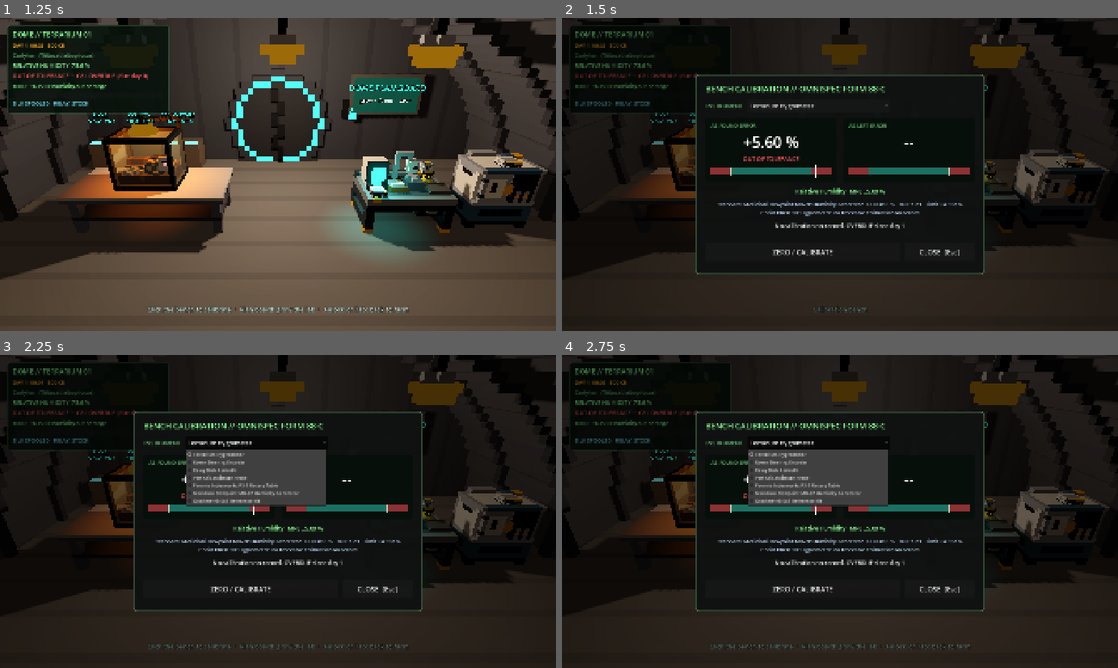
Above: before the commit, frames 1-4 (two rows, left to right).
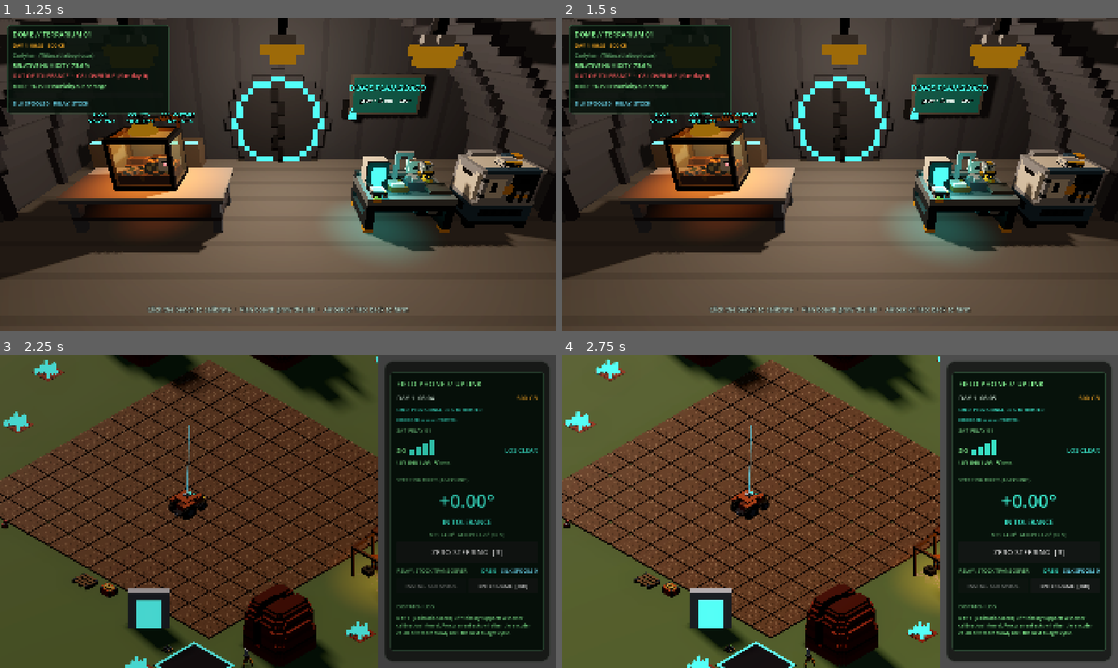
Above: after the commit, the same moments.

Repository: xlockeddown-glitch/out-of-spec
Game: Godot game, scene res://scenes/main_farm.tscn
Two runs of this game, one before a commit and one after it. Both use one fixed random seed, a clock stepped at 60 frames per second and the inputs below.
Inputs (mouse positions are in pixels of both pictures, inside the frame that each line leads up to):
- Up to frame 1 (1.25 s): click "ENTER DOME [Tab]" at 0.5 s
- Up to frame 2 (1.5 s): tap Enter at 1.25 s; move the mouse to (962, 158) at 1.27 s; hold D (rover_steer_right) from 1.28 s (still down); hold E (interact) from 1.28 s (still down); click (962, 158) at 1.42 s
- Up to frame 3 (2.25 s): release D (rover_steer_right) at 2 s; release E (interact) at 2 s; click (255, 442) at 2 s, where only the run before the commit has a clickable "Terrarium Hygrometer"
- Up to frame 4 (2.75 s): no input

Frame 1 is identical in both runs. In frame 2, 74% of the frame differs, in the area x 0-100%, y 0-100%; in frame 3, 76%; in frame 4, 77%.

Commit message:
Inspect the bench instruments in the dome
Split the bench click box into tower, deck and body boxes so the field
meter, hygrometer and dry well on the bench can be hovered and clicked.

Co-Authored-By: Claude Opus 5.5 <noreply@anthropic.com>

Diff:
--- a/data/props.json
+++ b/data/props.json
@@ -35,5 +35,8 @@
   "ref_meter_ls85": {
     "display_name": "Reference Meter",
     "description": "Bench reference meter, resting on the chamber's lid."
-  }
+  },
+  "field_meter_fm3": {"display_name": "FM-3 Field Meter", "description": "Handheld field meter, lying face up on the bench mat."},
+  "chilled_mirror_hygrometer": {"display_name": "Chilled-Mirror Hygrometer", "description": "Humidity reference: it cools a small mirror until dew forms on it and reads the dew point."},
+  "dry_well_calibrator": {"display_name": "Dry-Well Calibrator", "description": "Temperature reference: a heated metal block with a well for the probe under test."}
 }
--- a/scenes/dome_interior.tscn
+++ b/scenes/dome_interior.tscn
@@ -65,7 +65,13 @@
 radius = 0.3
 
 [sub_resource type="BoxShape3D" id="BenchShape"]
-size = Vector3(2, 1, 1.4)
+size = Vector3(0.5, 0.6, 0.75)
+
+[sub_resource type="BoxShape3D" id="BenchDeckShape"]
+size = Vector3(0.8, 0.2, 0.8)
+
+[sub_resource type="BoxShape3D" id="BenchBodyShape"]
+size = Vector3(2, 0.9, 1.4)
 
 [sub_resource type="BoxShape3D" id="PlanBoardShape"]
 size = Vector3(2.2, 1.2, 0.4)
@@ -101,6 +107,15 @@
 [sub_resource type="BoxShape3D" id="Inspect_env_chamber_cart"]
 size = Vector3(1.4, 1.5, 1.0)
 
+[sub_resource type="BoxShape3D" id="Inspect_field_meter_fm3"]
+size = Vector3(0.15, 0.1, 0.25)
+
+[sub_resource type="BoxShape3D" id="Inspect_chilled_mirror_hygrometer"]
+size = Vector3(0.35, 0.15, 0.3)
+
+[sub_resource type="BoxShape3D" id="Inspect_dry_well_calibrator"]
+size = Vector3(0.25, 0.35, 0.25)
+
 [node name="DomeInterior" type="Node3D"]
 script = ExtResource("1_dome")
 
@@ -282,7 +297,16 @@
 hint = "Calibration bench"
 
 [node name="Shape" type="CollisionShape3D" parent="CalStation/BenchClick"]
+position = Vector3(-0.65, -0.05, -0.125)
 shape = SubResource("BenchShape")
+
+[node name="DeckShape" type="CollisionShape3D" parent="CalStation/BenchClick"]
+position = Vector3(0, -0.25, 0)
+shape = SubResource("BenchDeckShape")
+
+[node name="BodyShape" type="CollisionShape3D" parent="CalStation/BenchClick"]
+position = Vector3(0, -0.8, 0)
+shape = SubResource("BenchBodyShape")
 
 [node name="Airlock" type="Node3D" parent="."]
 position = Vector3(0, 0, -3.84)
@@ -508,18 +532,48 @@
 script = ExtResource("5_slot")
 model_path = "res://assets/voxels/field_meter_fm3.glb"
 model_scale = 0.025
+[node name="Inspect" type="Area3D" parent="FieldMeterModel"]
+position = Vector3(0, 0.05, 0)
+collision_layer = 8
+collision_mask = 0
+script = ExtResource("30_inspect")
+prop_id = "field_meter_fm3"
+
+[node name="Shape" type="CollisionShape3D" parent="FieldMeterModel/Inspect"]
+shape = SubResource("Inspect_field_meter_fm3")
+
 
 [node name="HygrometerModel" type="Node3D" parent="."]
 transform = Transform3D(-1, 0, 0, 0, 1, 0, 0, 0, -1, 2.25, 0.9, 0.55)
 script = ExtResource("5_slot")
 model_path = "res://assets/voxels/chilled_mirror_hygrometer.glb"
 model_scale = 0.025
+[node name="Inspect" type="Area3D" parent="HygrometerModel"]
+position = Vector3(0, 0.075, 0)
+collision_layer = 8
+collision_mask = 0
+script = ExtResource("30_inspect")
+prop_id = "chilled_mirror_hygrometer"
+
+[node name="Shape" type="CollisionShape3D" parent="HygrometerModel/Inspect"]
+shape = SubResource("Inspect_chilled_mirror_hygrometer")
+
 
 [node name="DryWellModel" type="Node3D" parent="."]
 transform = Transform3D(-1, 0, 0, 0, 1, 0, 0, 0, -1, 3.8, 0.9, -0.55)
 script = ExtResource("5_slot")
 model_path = "res://assets/voxels/dry_well_calibrator.glb"
 model_scale = 0.025
+[node name="Inspect" type="Area3D" parent="DryWellModel"]
+position = Vector3(0, 0.175, 0)
+collision_layer = 8
+collision_mask = 0
+script = ExtResource("30_inspect")
+prop_id = "dry_well_calibrator"
+
+[node name="Shape" type="CollisionShape3D" parent="DryWellModel/Inspect"]
+shape = SubResource("Inspect_dry_well_calibrator")
+
 
 [node name="RefMeterModel" type="Node3D" parent="."]
 transform = Transform3D(-1, 0, 0, 0, 1, 0, 0, 0, -1, 5.2, 1.5, 0.22)
Not shown: 1 places in scenes/dome_interior.tscn that only renumber resources
Not shown, changed: docs/decisions.md
